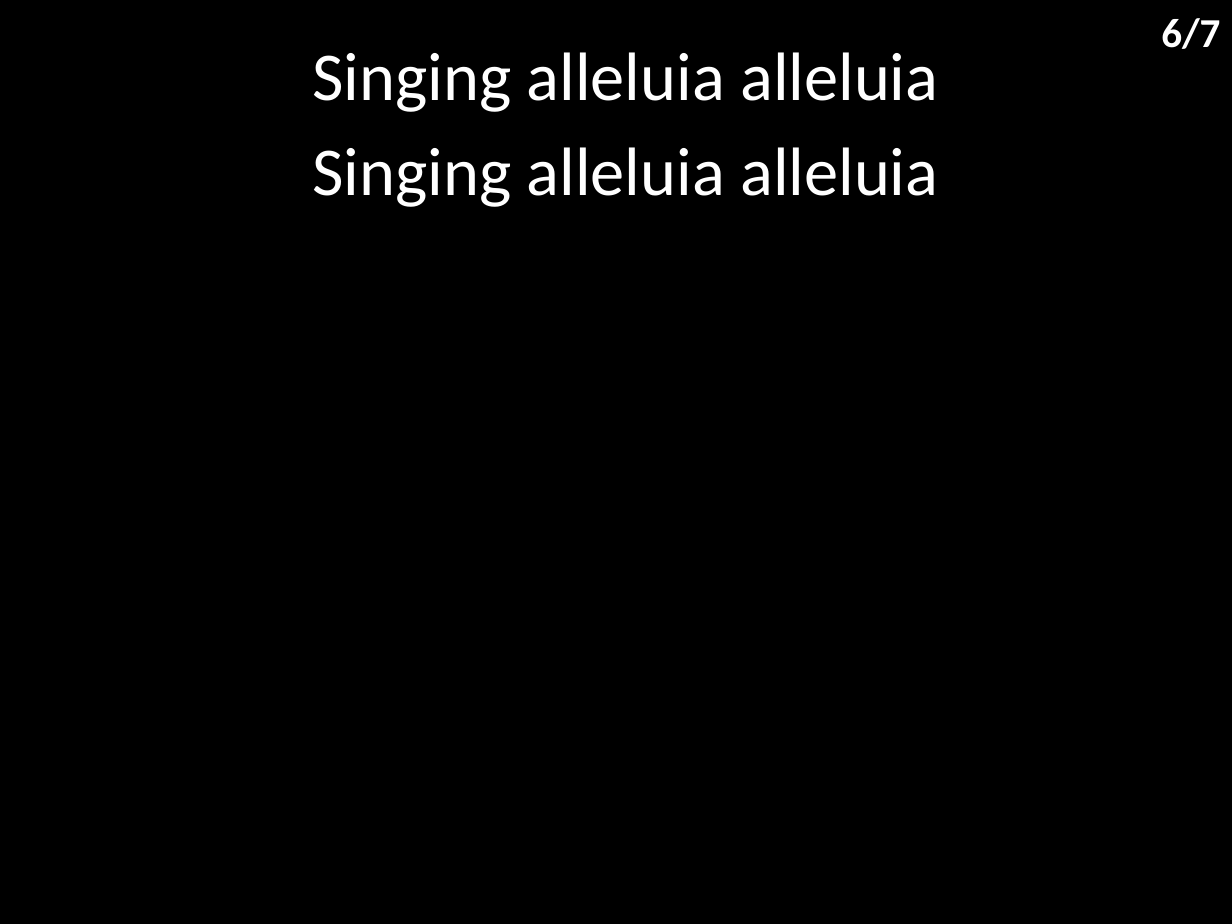
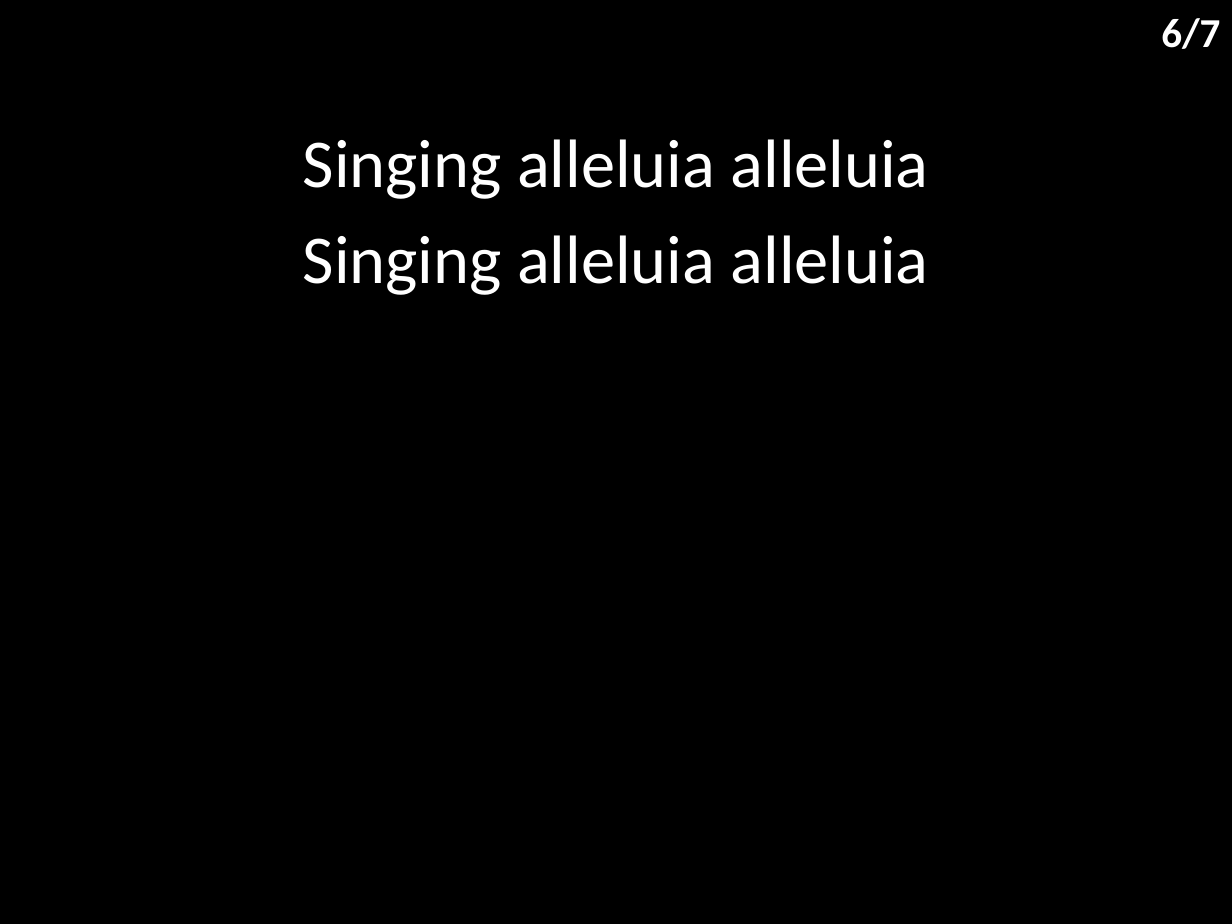
Before and after one commit to hoo-are-ya/worship, a slide deck: slide 7 of docs/songs/waiting here for you.pptx. Drawn at 1232x924 pixels with LibreOffice and Linux fonts; fonts in the diff are those of the drawing. Boxes give left, top, right and bottom in pixels: in the first picture for what was removed or moved away, otherwise in the second. Text is boxed around its words. In the diff, an @@ line names an element or a change of style, - is before the commit and + after.

```diff
--- a/docs/songs/waiting here for you.pptx
+++ b/docs/songs/waiting here for you.pptx
@@ subtitle "Singing alleluia alleluia": place and size @@
-subtitle "Singing alleluia alleluia" at [313, 52, 938, 207]
+subtitle "Singing alleluia alleluia" at [303, 139, 929, 295]
```
Also in this commit, not shown: 6 other slides changed, 8 other files.
